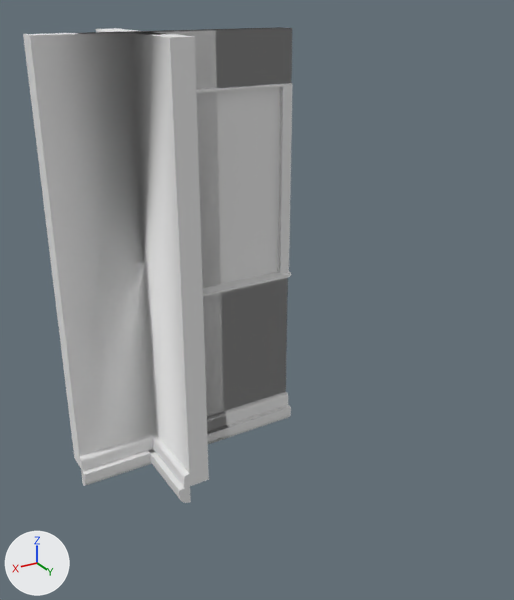
Two versions of the FBX model interior_building_blocks/FBX_Exports/interior_building_blocks.fbx, one commit apart.
Camera for both pictures: a camera (50 mm lens) standing at (1.44, 3.66, 2.68) and looking at (-0.65, 0.19, 0.95). Arrows for +X, +Y and +Z are at lower left; the lights stay in place. Where no turn or scale is listed for an object, it has been applied to the vertices.

The first picture shows 'wall_normal', 'wall_normal.001', 'wall_normal.002', 'wall_normal_bottom_bar', 'wall_normal_bottom_bar.001', 'wall_normal_top_bar', 'wall_normal_top_bar.001', 'wall_window_frame_material.001', 'wall_with_window'.
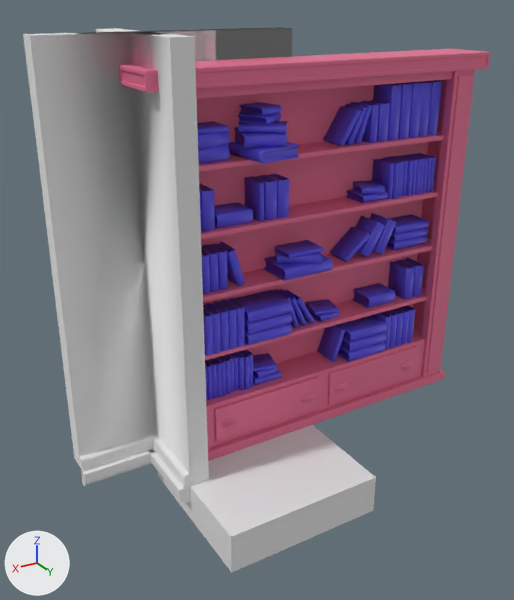
Commit message: feat: add dusty bookshelf

Changed parts and their boxes (x1, y1, x2, y2) in the pictures (514 x 600 px):
'bookshelf', added (purple): after (119, 49, 490, 461)
'books', added (blue): after (197, 80, 442, 401)
'floor', added: after (158, 425, 376, 572)
'wall_normal', unchanged, covered by the edit: before (146, 27, 292, 415); after (128, 27, 292, 61)
'wall_normal.002', unchanged, covered by the edit: before (96, 28, 224, 416); after (96, 28, 216, 61)
'wall_window_frame_material.001', unchanged, covered by the edit: before (196, 83, 293, 297)
'wall_with_window', unchanged, covered by the edit: before (126, 27, 292, 416); after (126, 27, 292, 61)

Patch to the scene script:
```diff
--- a/interior_building_blocks/FBX_Exports/interior_building_blocks.fbx.py
+++ b/interior_building_blocks/FBX_Exports/interior_building_blocks.fbx.py
@@ img_woodfloor_texture_roughness_map_jpg @@
+img_woodfloor_texture_roughness_map_jpg = load_image('WoodFloor_texture_roughness_map.jpg', '../Textures/WoodFloor_texture/WoodFloor_texture_roughness_map.jpg', 4096, 4096, 'Non-Color')
@@ mat_books_material @@
+mat_books_material = principled_material('books_material')
+mat_books_material.base_color = (0.0981, 0.0792, 0.8)  # blue #5850e7
@@ mat_floor_material_001 @@
+mat_floor_material_001 = bpy.data.materials.new('floor_material.001')
+mat_floor_material_001.use_nodes = True; mat_floor_material_001.node_tree.nodes.clear()
+_N = mat_floor_material_001.node_tree.nodes; _L = mat_floor_material_001.node_tree.links
+n0 = _N.new('ShaderNodeBsdfPrincipled'); n0.name = 'Principled BSDF'
+n1 = _N.new('ShaderNodeOutputMaterial'); n1.name = 'Material Output'
+n2 = _N.new('ShaderNodeTexImage'); n2.name = 'Image Texture.001'
+n2.image = img_woodfloor_texture_roughness_map_jpg
+_L.new(n2.outputs[0], n0.inputs[2])  # 'Color' to 'Roughness'
+_L.new(n0.outputs[0], n1.inputs[0])  # 'BSDF' to 'Surface'
@@ mat_bookshelf_material @@
+mat_bookshelf_material = principled_material('bookshelf_material')
+mat_bookshelf_material.base_color = (0.8, 0.16, 0.292)  # pink #e76f93
@@ me_book_cube_004 @@
+me_book_cube_004.from_pydata(...)  # 7360 vertices, 7360 faces; spans x -2.0..-0.18, y 0.03..0.39, z 0.37..2.17
+me_book_cube_004.materials.append(mat_books_material)  # its picture is missing
@@ me_cube_011 @@
+me_cube_011.from_pydata(...)  # a box spanning x -1.0..0.0, y 0.0..1.0, z -0.25..0.0
+me_cube_011.materials.append(mat_floor_material_001)  # its picture is missing
@@ me_cube_096 @@
+me_cube_096.from_pydata(...)  # 1148 vertices, 1054 faces; spans x -2.28..0.07, y 0.0..0.34, z 0.0..2.35
+me_cube_096.materials.append(mat_bookshelf_material)  # its picture is missing
@@ ob_books @@
+ob_books = bpy.data.objects.new('books', me_book_cube_004)
+ob_books.location = (0.0, 0.0, 0.0)
@@ ob_floor @@
+ob_floor = bpy.data.objects.new('floor', me_cube_011)
+ob_floor.location = (0.0, 0.0, 0.0)
@@ ob_bookshelf @@
+ob_bookshelf = bpy.data.objects.new('bookshelf', me_cube_096)
+ob_bookshelf.location = (0.0, 0.0, 0.0)
```
